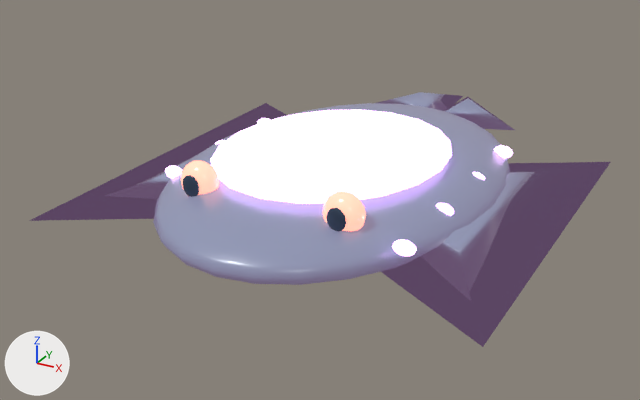
Renders of the Blender file assets/models/ocean/fish/echo-reaper.blend from each side of a commit.
Both versions are drawn from a 50 mm camera at (1.97, -3.83, 1.75) aimed at (-0.19, 0.1, -0.21). Arrows for +X, +Y and +Z are at lower left; the lights stay in place. The picture after the commit comes second.

Objects in the first picture: 'dorsal-glow', 'ray-body', 'swim-fin--1-blade', 'swim-fin-1-blade', 'tail-lobe--1', 'tail-lobe-1', 'weak-point-eye--1', 'weak-point-eye-1' and 8 more.
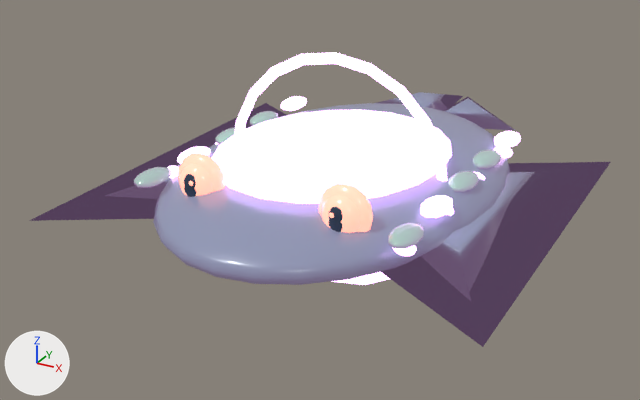
Where the newer file only moved an object's origin or applied its transform, the numbers keep the older frame.

Where the change shows, as pixel boxes [x1, y1, x2, y2] in the pictures (640 x 400 px):
'luminous-halo', added
    after: [234, 52, 448, 285]
'weak-point-eye-1', moved
    before: [322, 191, 366, 231]
    after: [321, 195, 361, 233]
'eye-glow-1', added
    after: [318, 184, 373, 232]
'weak-point-eye--1', moved
    before: [181, 160, 220, 195]
    after: [179, 163, 213, 196]
'scale-1-0', added
    after: [388, 223, 424, 248]
'eye-glow--1', added
    after: [178, 154, 226, 192]
'scale-1-1', added
    after: [420, 195, 453, 218]
'scale--1-0', added
    after: [134, 167, 171, 188]
'scale-1-2', added
    after: [448, 171, 478, 192]
'scale-1-3', added
    after: [473, 150, 501, 169]
'scale-1-4', added
    after: [494, 131, 521, 148]
'scale--1-4', added
    after: [280, 96, 307, 111]
'scale--1-1', added
    after: [177, 146, 211, 164]
'scale--1-3', added
    after: [250, 111, 278, 126]
'scale--1-2', added
    after: [215, 128, 235, 144]

Edits to the bpy script that builds the scene:
```text
Change ob_weak_point_eye__1:
    ob_weak_point_eye__1.location: (-0.38, -0.72, 0.16) -> (-0.38, -0.732, 0.16)
Change ob_weak_point_eye_1:
    ob_weak_point_eye_1.location: (0.38, -0.72, 0.16) -> (0.38, -0.732, 0.16)
Add ob_luminous_halo:
    ob_luminous_halo = bpy.data.objects.new('luminous-halo', me_torus_018)  # a torus around z (ring radius 0.72, tube radius 0.04) spanning x -0.76..0.76, y -0.76..0.76, z -0.03..0.03; in mat_echo_reaper_biolight (purple #e5aff5, glowing purple #e5aff5)
    ob_luminous_halo.parent = ob_echo_reaper
    ob_luminous_halo.location = (0.0, -0.088, 0.05)
    ob_luminous_halo.rotation_euler = (1.571, 0.0, 0.0)  # degrees (90, 0, 0)
    ob_luminous_halo.scale = (0.826, 0.836, 1.0)
Add ob_scale_1_4:
    ob_scale_1_4 = bpy.data.objects.new('scale-1-4', me_sphere_425)  # a UV sphere (10 segments, 5 rings, poles along z) spanning x -0.9..0.9, y -0.95..0.95, z -1.0..1.0; in mat_echo_reaper_biolight (purple #e5aff5, glowing purple #e5aff5)
    ob_scale_1_4.parent = ob_echo_reaper
    ob_scale_1_4.location = (0.67, 0.644, 0.12)
    ob_scale_1_4.scale = (0.07, 0.12, 0.035)
Add ob_scale__1_4:
    ob_scale__1_4 = bpy.data.objects.new('scale--1-4', me_sphere_424)  # a UV sphere (10 segments, 5 rings, poles along z) spanning x -0.9..0.9, y -0.95..0.95, z -1.0..1.0; in mat_echo_reaper_biolight (purple #e5aff5, glowing purple #e5aff5)
    ob_scale__1_4.parent = ob_echo_reaper
    ob_scale__1_4.location = (-0.67, 0.644, 0.12)
    ob_scale__1_4.scale = (0.07, 0.12, 0.035)
Add ob_scale_1_3:
    ob_scale_1_3 = bpy.data.objects.new('scale-1-3', me_sphere_423)  # a UV sphere (10 segments, 5 rings, poles along z) spanning x -0.9..0.9, y -0.95..0.95, z -1.0..1.0; in mat_echo_reaper_accent (green #47aa67, glowing purple #e5aff5)
    ob_scale_1_3.parent = ob_echo_reaper
    ob_scale_1_3.location = (0.67, 0.305, 0.12)
    ob_scale_1_3.scale = (0.07, 0.12, 0.035)
Add ob_scale__1_3:
    ob_scale__1_3 = bpy.data.objects.new('scale--1-3', me_sphere_422)  # a UV sphere (10 segments, 5 rings, poles along z) spanning x -0.9..0.9, y -0.95..0.95, z -1.0..1.0; in mat_echo_reaper_accent (green #47aa67, glowing purple #e5aff5)
    ob_scale__1_3.parent = ob_echo_reaper
    ob_scale__1_3.location = (-0.67, 0.305, 0.12)
    ob_scale__1_3.scale = (0.07, 0.12, 0.035)
Add ob_scale_1_2:
    ob_scale_1_2 = bpy.data.objects.new('scale-1-2', me_sphere_421)  # a UV sphere (10 segments, 5 rings, poles along z) spanning x -0.9..0.9, y -0.95..0.95, z -1.0..1.0; in mat_echo_reaper_accent (green #47aa67, glowing purple #e5aff5)
    ob_scale_1_2.parent = ob_echo_reaper
    ob_scale_1_2.location = (0.67, -0.0345, 0.12)
    ob_scale_1_2.scale = (0.07, 0.12, 0.035)
Add ob_scale__1_2:
    ob_scale__1_2 = bpy.data.objects.new('scale--1-2', me_sphere_420)  # a UV sphere (10 segments, 5 rings, poles along z) spanning x -0.9..0.9, y -0.95..0.95, z -1.0..1.0; in mat_echo_reaper_accent (green #47aa67, glowing purple #e5aff5)
    ob_scale__1_2.parent = ob_echo_reaper
    ob_scale__1_2.location = (-0.67, -0.0345, 0.12)
    ob_scale__1_2.scale = (0.07, 0.12, 0.035)
Add ob_scale_1_1:
    ob_scale_1_1 = bpy.data.objects.new('scale-1-1', me_sphere_425.copy())
    ob_scale_1_1.parent = ob_echo_reaper
    ob_scale_1_1.location = (0.67, -0.374, 0.12)
    ob_scale_1_1.scale = (0.07, 0.12, 0.035)
Add ob_scale__1_1:
    ob_scale__1_1 = bpy.data.objects.new('scale--1-1', me_sphere_425.copy())
    ob_scale__1_1.parent = ob_echo_reaper
    ob_scale__1_1.location = (-0.67, -0.374, 0.12)
    ob_scale__1_1.scale = (0.07, 0.12, 0.035)
Add ob_scale_1_0:
    ob_scale_1_0 = bpy.data.objects.new('scale-1-0', me_sphere_417)  # a UV sphere (10 segments, 5 rings, poles along z) spanning x -0.9..0.9, y -0.95..0.95, z -1.0..1.0; in mat_echo_reaper_accent (green #47aa67, glowing purple #e5aff5)
    ob_scale_1_0.parent = ob_echo_reaper
    ob_scale_1_0.location = (0.67, -0.713, 0.12)
    ob_scale_1_0.scale = (0.07, 0.12, 0.035)
Add ob_scale__1_0:
    ob_scale__1_0 = bpy.data.objects.new('scale--1-0', me_sphere_416)  # a UV sphere (10 segments, 5 rings, poles along z) spanning x -0.9..0.9, y -0.95..0.95, z -1.0..1.0; in mat_echo_reaper_accent (green #47aa67, glowing purple #e5aff5)
    ob_scale__1_0.parent = ob_echo_reaper
    ob_scale__1_0.location = (-0.67, -0.713, 0.12)
    ob_scale__1_0.scale = (0.07, 0.12, 0.035)
Add ob_eye_glow_1:
    ob_eye_glow_1 = bpy.data.objects.new('eye-glow-1', me_sphere_405)  # a UV sphere (16 segments, 8 rings, poles along z) spanning x -1.0..1.0, y -1.0..1.0, z -1.0..1.0; in mat_echo_reaper_eye (pink #ff9b86, glowing pink #ff9b86)
    ob_eye_glow_1.parent = ob_echo_reaper
    ob_eye_glow_1.location = (0.38, -0.708, 0.16)
    ob_eye_glow_1.scale = (0.132, 0.06, 0.132)
Add ob_eye_glow__1:
    ob_eye_glow__1 = bpy.data.objects.new('eye-glow--1', me_sphere_405.copy())
    ob_eye_glow__1.parent = ob_echo_reaper
    ob_eye_glow__1.location = (-0.38, -0.708, 0.16)
    ob_eye_glow__1.scale = (0.132, 0.06, 0.132)
```
